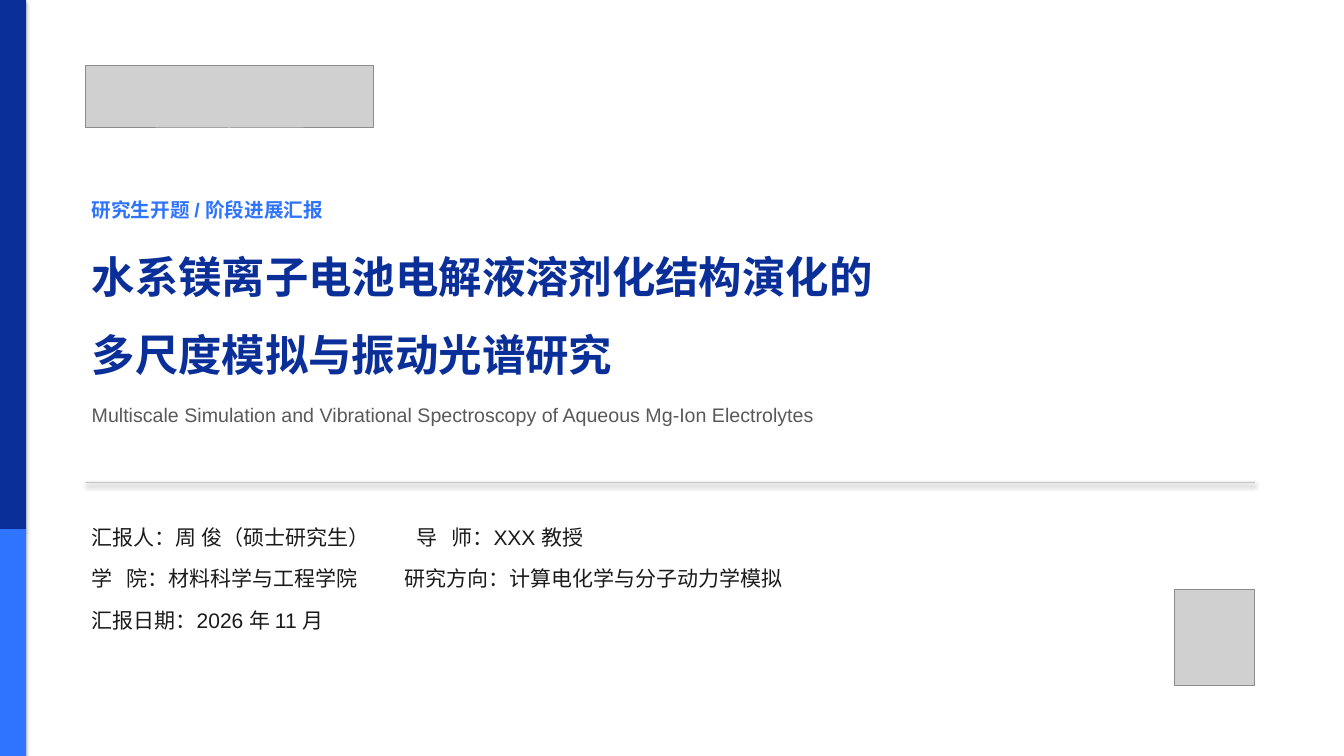
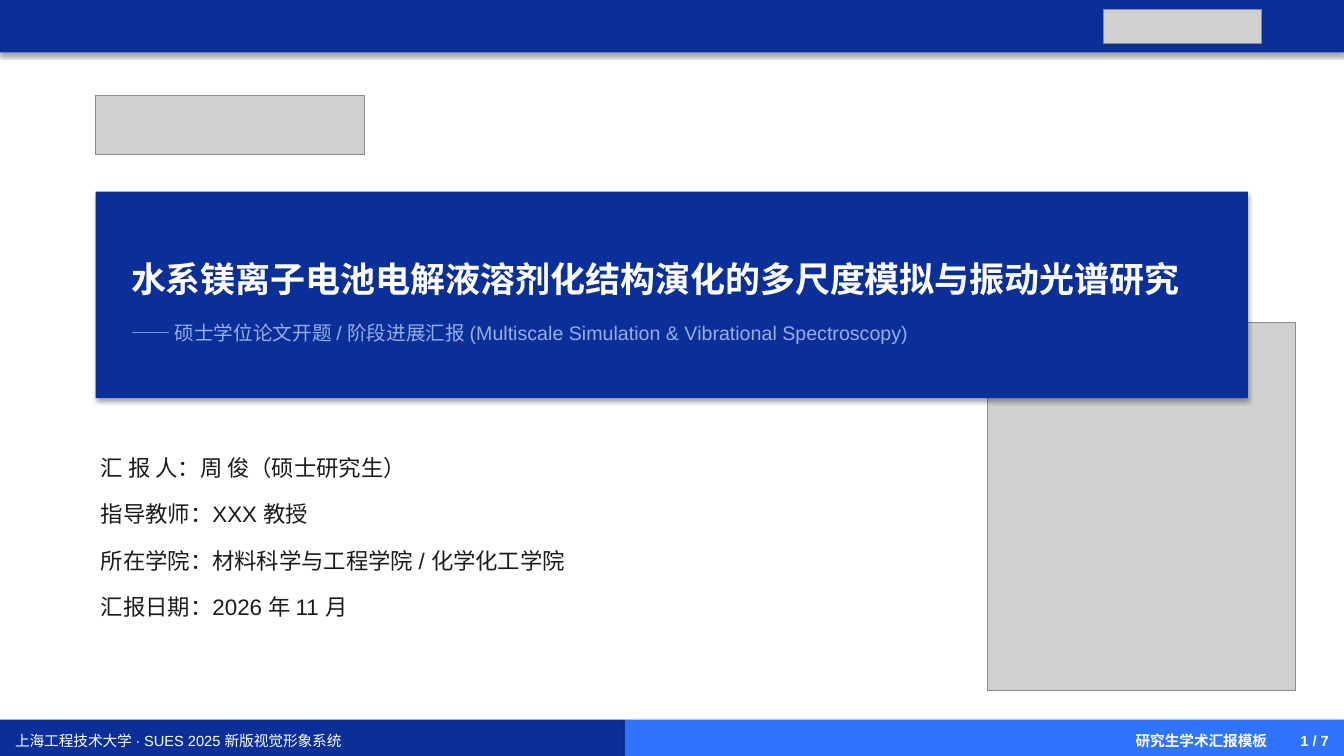
Before and after one commit to zhoujujn795/skills, a slide deck: slide 1 of pptx/assets/sues_2025_vi/SUES_2025_Academic_Template.pptx. Drawn at 1344x756 pixels with LibreOffice and Linux fonts; fonts in the diff are those of the drawing; grey boxes stand for pictures. Boxes give left, top, right and bottom in pixels: in the first picture for what was removed or moved away, otherwise in the second. Text is boxed around its words. In the diff, an @@ line names an element or a change of style, - is before the commit and + after.

Commit message:
feat(pptx,scientific-slides): integrate ZJU/THU/SUES Beamer navigation bar, booktabs three-line table, and watermark into SUES 2025 template

```diff
--- a/pptx/assets/sues_2025_vi/SUES_2025_Academic_Template.pptx
+++ b/pptx/assets/sues_2025_vi/SUES_2025_Academic_Template.pptx
@@ rectangle removed at <box>0,0,26,529</box> @@
@@ rectangle added at <box>0,0,1344,52</box>, fill #0A2F99 @@
@@ picture added at <box>1104,9,1261,43</box> @@
@@ picture: place and size @@
-picture at <box>86,66,373,128</box>
+picture at <box>96,96,365,154</box>
@@ rectangle "水系镁离子电池电解液溶剂化结构演化的多尺度模拟与振动光谱研究": place and size @@
-rectangle "水系镁离子电池电解液溶剂化结构演化的多尺度模拟与振动光谱研究" at <box>92,200,873,426</box>
+rectangle "水系镁离子电池电解液溶剂化结构演化的多尺度模拟与振动光谱研究" at <box>96,192,1248,398</box>
@@ rectangle "水系镁离子电池电解液溶剂化结构演化的多尺度模拟与振动光谱研究" at <box>96,192,1248,398</box>: vertical alignment top to middle; fill none to #0A2F99; shadow on @@
@@ text in rectangle at <box>131,262,1180,344</box>: text changed; text colour #595959 to #96AFE6 @@
-研究生开题 / 阶段进展汇报
-水系镁离子电池电解液溶剂化结构演化的
-多尺度模拟与振动光谱研究
-Multiscale Simulation and Vibrational Spectroscopy of Aqueous Mg-Ion Electrolytes
+水系镁离子电池电解液溶剂化结构演化的多尺度模拟与振动光谱研究
+—— 硕士学位论文开题 / 阶段进展汇报 (Multiscale Simulation & Vibrational Spectroscopy)
@@ picture added at <box>988,323,1297,691</box> @@
@@ text "汇 报 人：周 俊（硕士研究生）": place and size @@
-text "汇 报 人：周 俊（硕士研究生）" at <box>92,527,783,630</box>
+text "汇 报 人：周 俊（硕士研究生）" at <box>101,457,565,617</box>
@@ text at <box>101,457,565,571</box>: text changed; size 15 to 16 pt @@
-汇报人：周 俊（硕士研究生） 导 师：XXX 教授
-学 院：材料科学与工程学院 研究方向：计算电化学与分子动力学模拟
+汇 报 人：周 俊（硕士研究生）
+指导教师：XXX 教授
+所在学院：材料科学与工程学院 / 化学化工学院
@@ rectangle removed at <box>86,482,1255,483</box> @@
@@ rectangle removed at <box>0,529,26,756</box> @@
@@ text at <box>101,596,347,617</box>: size 15 to 16 pt in "汇报日期：2026 年 11 月"; more space between paragraphs @@
@@ picture removed at <box>1175,590,1255,686</box> @@
@@ rectangle added at <box>0,720,625,756</box>, fill #0A2F99, 10.5 pt, text #FFFFFF @@
+上海工程技术大学 · SUES 2025 新版视觉形象系统
@@ rectangle added at <box>625,720,1344,756</box>, fill #2E74FF, 10.5 pt, text #FFFFFF, bold @@
+研究生学术汇报模板 1 / 7
```
Also in this commit, not shown: 5 other slides changed, 1 slide added, 1 slide removed, 4 other files.
